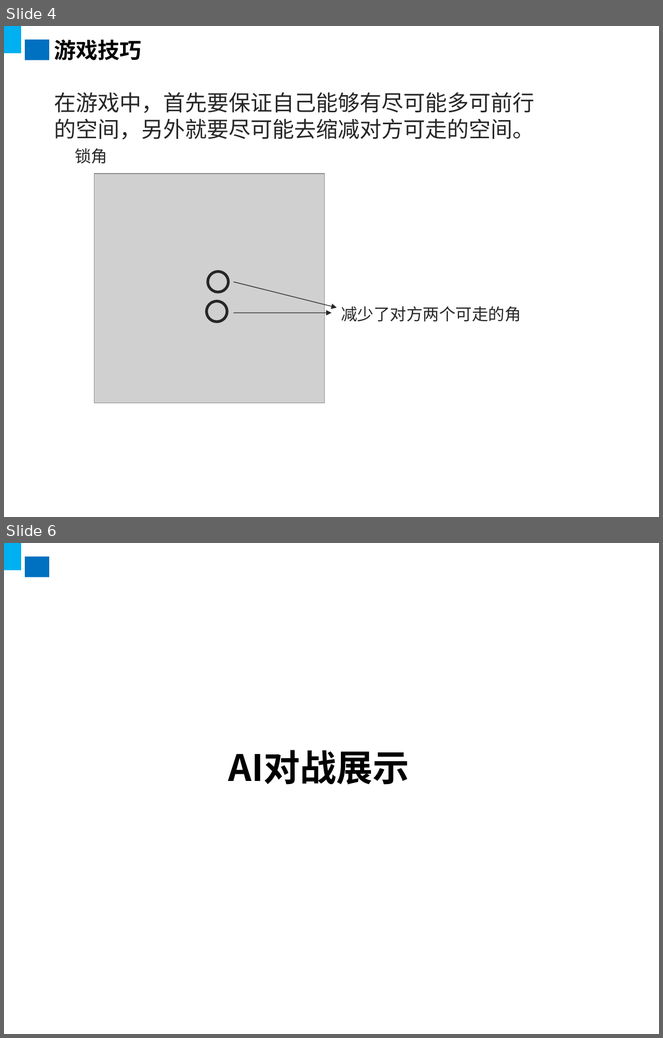
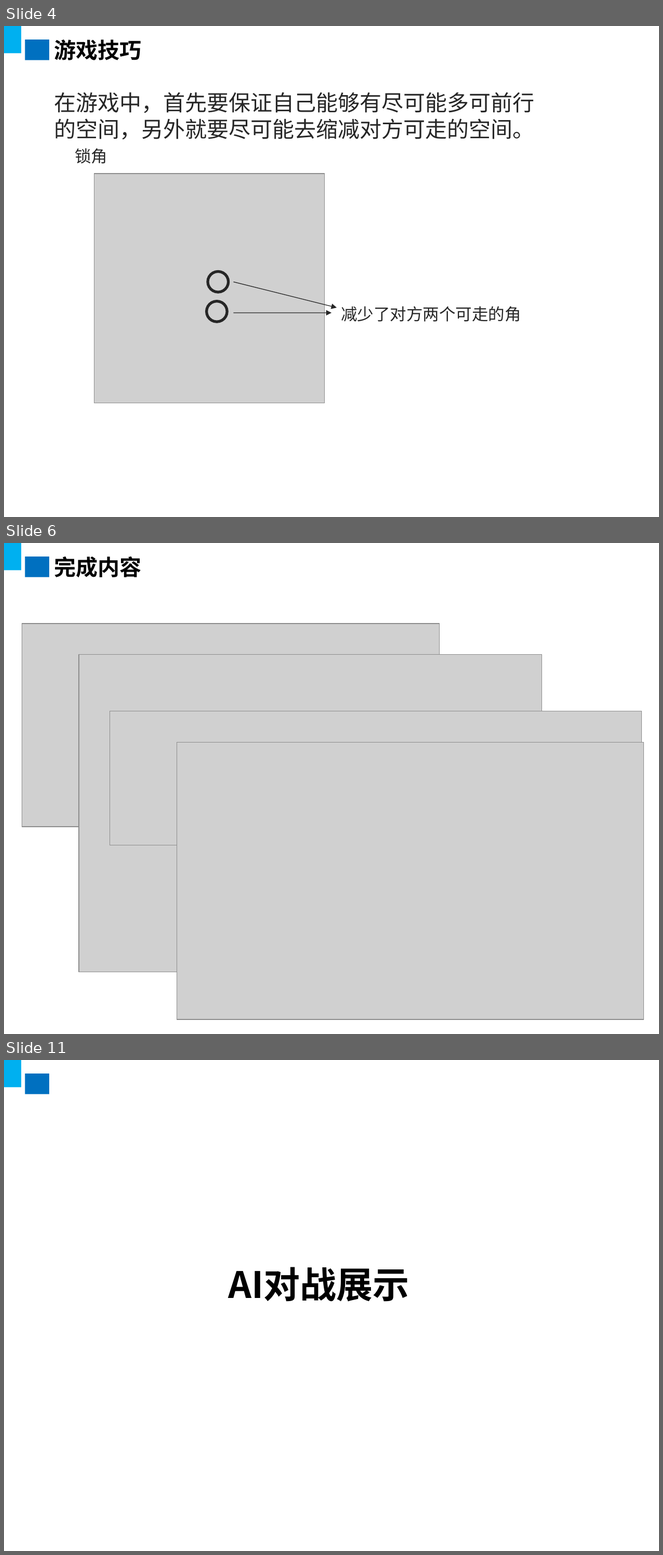
Before and after one commit to walkerning/Square-Fighter, a slide deck: presentation.ppt. Shown one above the other, each under a label of ours: slides 4 and 6 before the commit, slides 4, 6 and 11 after it; the slides between them are not shown. The pictures are 663x1038 and 663x1555 pixels, drawn with LibreOffice and Linux fonts; fonts in the diff are those of the drawing; grey boxes stand for pictures; background and template pictures are left out. Boxes give left, top, right and bottom in pixels: in the first picture for what was removed or moved away, otherwise in the second. Text is boxed around its words. In the diff, an @@ line names an element or a change of style, - is before the commit and + after.

```diff
--- a/presentation.ppt
+++ b/presentation.ppt
@@ slide 6 added at (x1=4, y1=543, x2=659, y2=1034), background picture (left out); not listed: 2 template elements that a slide beside it also shows @@
@@ title added at (x1=54, y1=557, x2=142, y2=577), 24 pt, text #000000, bold @@
+完成内容
@@ picture added at (x1=22, y1=624, x2=439, y2=827) @@
@@ picture added at (x1=79, y1=654, x2=542, y2=972) @@
@@ picture added at (x1=110, y1=711, x2=642, y2=845) @@
@@ picture added at (x1=177, y1=742, x2=644, y2=1020) @@
@@ what was slide 6 is now slide 11 @@
```
Also in this commit, not shown: 1 slide changed, 4 other slides added, 3 other files.
